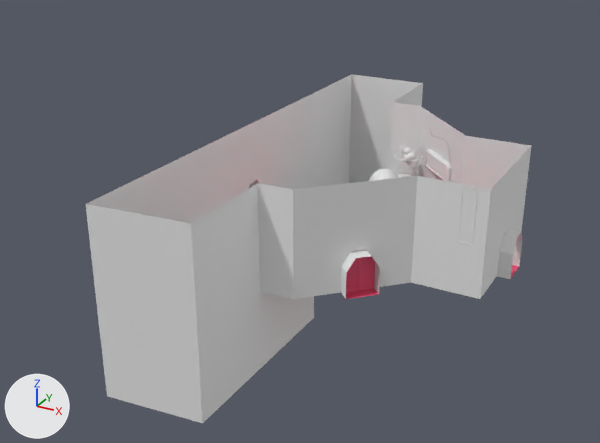
Renders of the FBX model Meshes/Levels/Foyer/Foyer.fbx from each side of a commit.
Both versions are drawn from a 50 mm camera at (21.2, -54.3, 27.5) aimed at (-7.0, -3.1, 1.9). The lights are fixed; the arrows at lower left show +X, +Y and +Z. The picture after the commit comes second. Where no turn or scale is listed for an object, it has been applied to the vertices. Vertices at exactly the same position are counted once.

The first picture shows 'Foyer', 'Foyer.001' and 3 more.
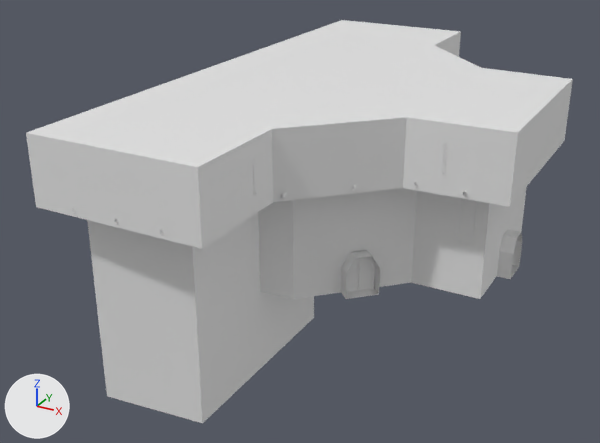
What differs and where, as boxes (x1, y1, x2, y2) in the pictures (600 x 443 px):
```json
{"object": "FoyerUpper", "change": "added", "after": [26, 20, 573, 249]}
{"object": "CeilingShafts", "change": "added", "after": [72, 182, 467, 235]}
{"part": 1, "of": "me_cube_011", "change": "recoloured", "before": [346, 250, 375, 292], "after": [346, 250, 375, 292], "on screen": "red to white"}
{"part": 2, "of": "me_cube_024", "change": "added", "after": [192, 213, 262, 423]}
{"part": 3, "of": "me_cube_024", "change": "recoloured", "before": [346, 265, 519, 299], "after": [346, 265, 519, 299]}
```

The change, as JSON lines over the scene's bpy script:
```json
{"op": "add", "block": "mat_foyer", "code": ["mat_foyer = principled_material('Foyer')", "mat_foyer.base_color = (0.8, 0.8, 0.8)  # white #e7e7e7"]}
{"op": "add", "block": "mat_ceilingfoyer", "code": ["mat_ceilingfoyer = principled_material('CeilingFoyer')", "mat_ceilingfoyer.base_color = (0.8, 0.8, 0.8)  # white #e7e7e7"]}
{"op": "add", "block": "mat_blackplastic", "code": ["mat_blackplastic = principled_material('BlackPlastic')", "mat_blackplastic.base_color = (0.8, 0.8, 0.8)  # white #e7e7e7"]}
{"block": "me_cube_011", "where": "me_cube_011.from_pydata(...)  # 60 vertices, 54 faces; spans x -0.82..0.9, y -0.9..0.82, z -1.67..1.33"}
{"block": "me_cube_011", "where": "# used by ob_foyer_001; location = (0.18, -7.82, 1.67)"}
{"block": "me_cube_011", "change": "me_cube_011 part 1: 54 faces spanning x -0.82..0.9, y -0.9..0.82, z -1.67..1.33 switch from mat_brick2 (red #e74d72) to mat_foyer (white #e7e7e7)"}
{"block": "me_cube_024", "where": "# used by ob_foyer; location = (0.0, 0.0, 0.0)"}
{"op": "remove", "block": "me_cube_024", "code": "me_cube_024.from_pydata(...)  # 284 vertices, 261 faces; spans x -16.0..9.0, y -19.4..18.5, z -6.1..8.0"}
{"op": "remove", "block": "me_cube_024", "code": "me_cube_024.materials.append(mat_brick)  # white #e7e7e7"}
{"op": "add", "block": "me_cube_024", "code": "me_cube_024.from_pydata(...)  # 318 vertices, 293 faces; spans x -16.0..9.0, y -19.4..18.5, z -6.1..8.0"}
{"block": "me_cube_024", "change": "me_cube_024 part 2: 17 vertices added at x -13.0..-5.6, y -14.3..-13.6, z -6.1..8.0"}
{"block": "me_cube_024", "change": "me_cube_024 part 3: 42 faces spanning x -16.0..9.0, y -11.3..11.1, z 0.0 switch from mat_brick2 (red #e74d72) to mat_foyer (white #e7e7e7)"}
{"block": "me_cube_024", "change": "other edits to the shape of me_cube_024 do not show in these pictures"}
{"op": "add", "block": "me_cube_022", "code": ["me_cube_022 = bpy.data.meshes.new('Cube.022')", "me_cube_022.from_pydata(...)  # 41 vertices, 31 faces; spans x -15.3..9.9, y -21.2..20.6, z 8.0..12.7", "me_cube_022.materials.append(mat_ceilingfoyer)  # white #e7e7e7"]}
{"op": "add", "block": "me_cube_026", "code": ["me_cube_026 = bpy.data.meshes.new('Cube.026')", "me_cube_026.from_pydata(...)  # 84 vertices, 42 faces; spans x -19.3..0.1, y -21.3..20.7, z -0.2..0.2", "me_cube_026.materials.append(mat_blackplastic)  # white #e7e7e7"]}
{"op": "add", "block": "ob_foyerupper", "code": ["ob_foyerupper = bpy.data.objects.new('FoyerUpper', me_cube_022)", "ob_foyerupper.location = (0.0, 0.0, 0.0)"]}
{"op": "add", "block": "ob_ceilingshafts", "code": ["ob_ceilingshafts = bpy.data.objects.new('CeilingShafts', me_cube_026)", "ob_ceilingshafts.location = (7.08, 0.03, 8.43)"]}
```
